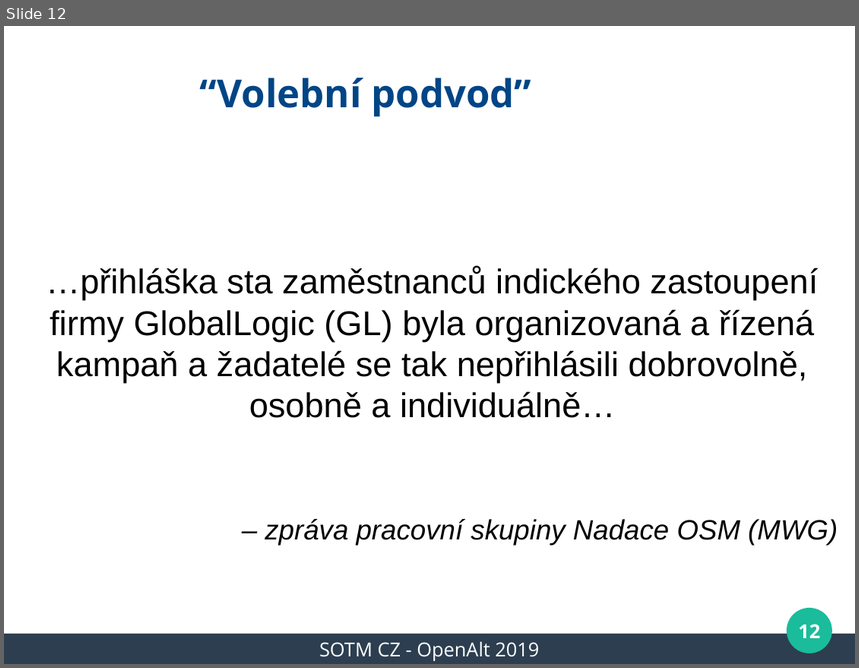
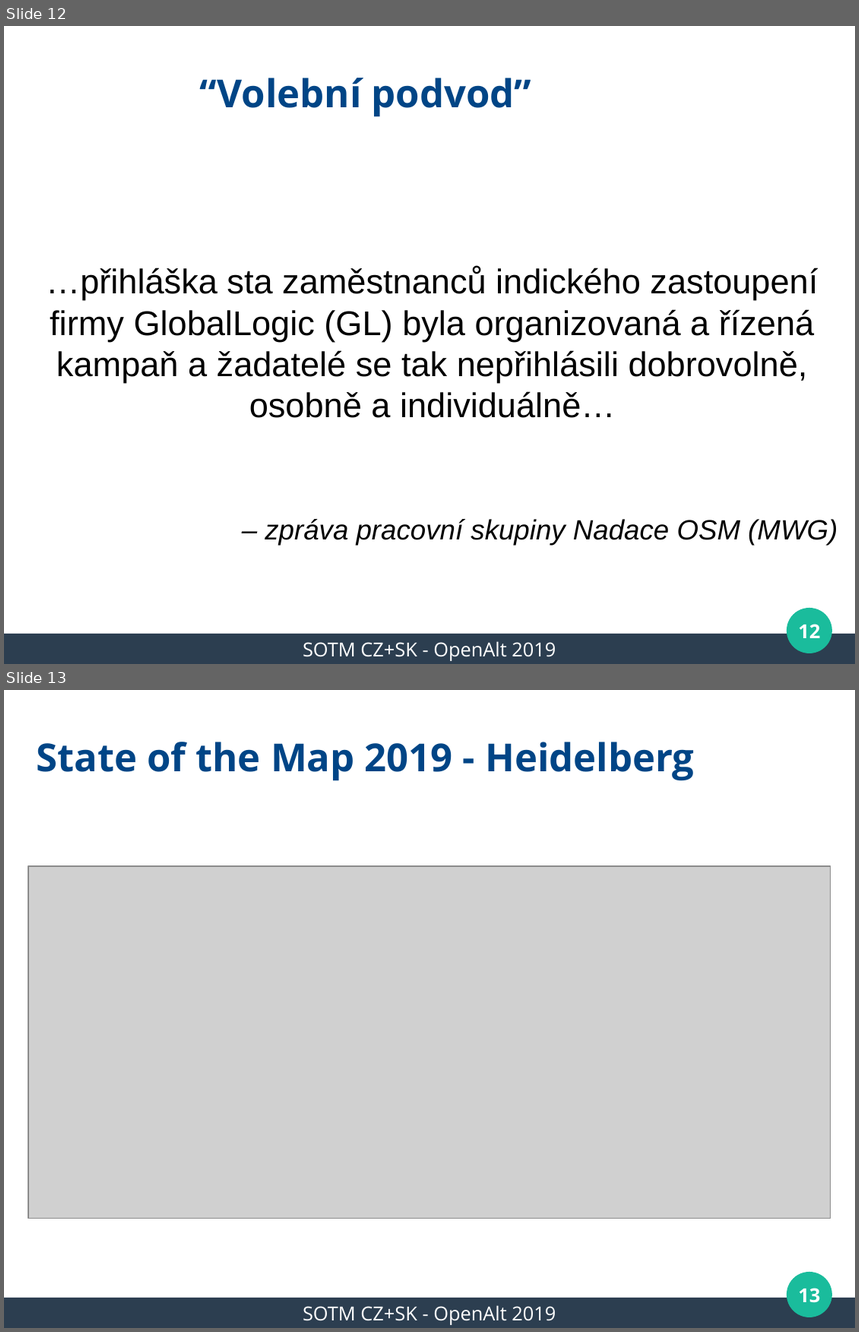
Before and after one commit to mkyral/osm, a slide deck: prezentace/OpenAlt2019/mkyral_WeeklyOSM_2019.odp. Shown one above the other, each under a label of ours: slide 12 before the commit, slides 12 and 13 after it. The pictures are 859x668 and 859x1332 pixels, drawn with LibreOffice and Linux fonts; fonts in the diff are those of the drawing; grey boxes stand for pictures; background and template pictures are left out. Boxes give left, top, right and bottom in pixels: in the first picture for what was removed or moved away, otherwise in the second. Text is boxed around its words. In the diff, an @@ line names an element or a change of style, - is before the commit and + after.

Commit message:
OpenAlt2019 presentation - final version

```diff
--- a/prezentace/OpenAlt2019/mkyral_WeeklyOSM_2019.odp
+++ b/prezentace/OpenAlt2019/mkyral_WeeklyOSM_2019.odp
@@ slide 13 added at (x1=4, y1=690, x2=855, y2=1328), background #FFFFFF; not listed: 3 template elements that a slide beside it also shows @@
@@ title added at (x1=36, y1=742, x2=694, y2=781), 36 pt, text #004586, bold @@
+State of the Map 2019 - Heidelberg
@@ picture added at (x1=28, y1=866, x2=830, y2=1218) @@
@@ page number added at (x1=798, y1=1288, x2=820, y2=1303), 18 pt, text #FFFFFF, bold @@
+13
@@ text added at (x1=303, y1=1306, x2=556, y2=1325), 18 pt, text #FFFFFF @@
+SOTM CZ+SK - OpenAlt 2019
@@ slide 12 changed as well @@
@@ text at (x1=303, y1=642, x2=556, y2=661): text changed @@
-SOTM CZ - OpenAlt 2019
+SOTM CZ+SK - OpenAlt 2019
```
Also in this commit, not shown: 22 other slides changed, 1 other slide added.
